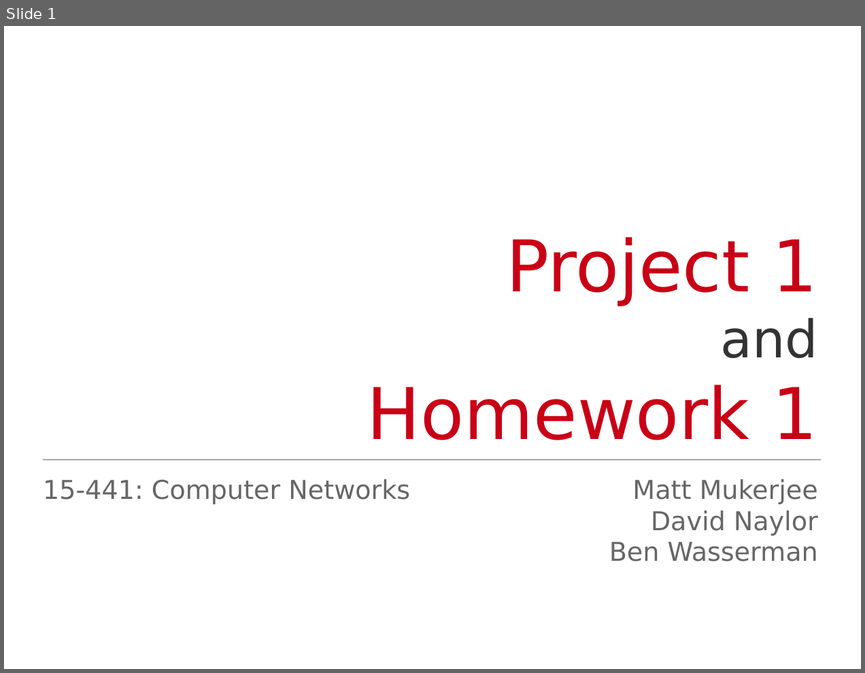
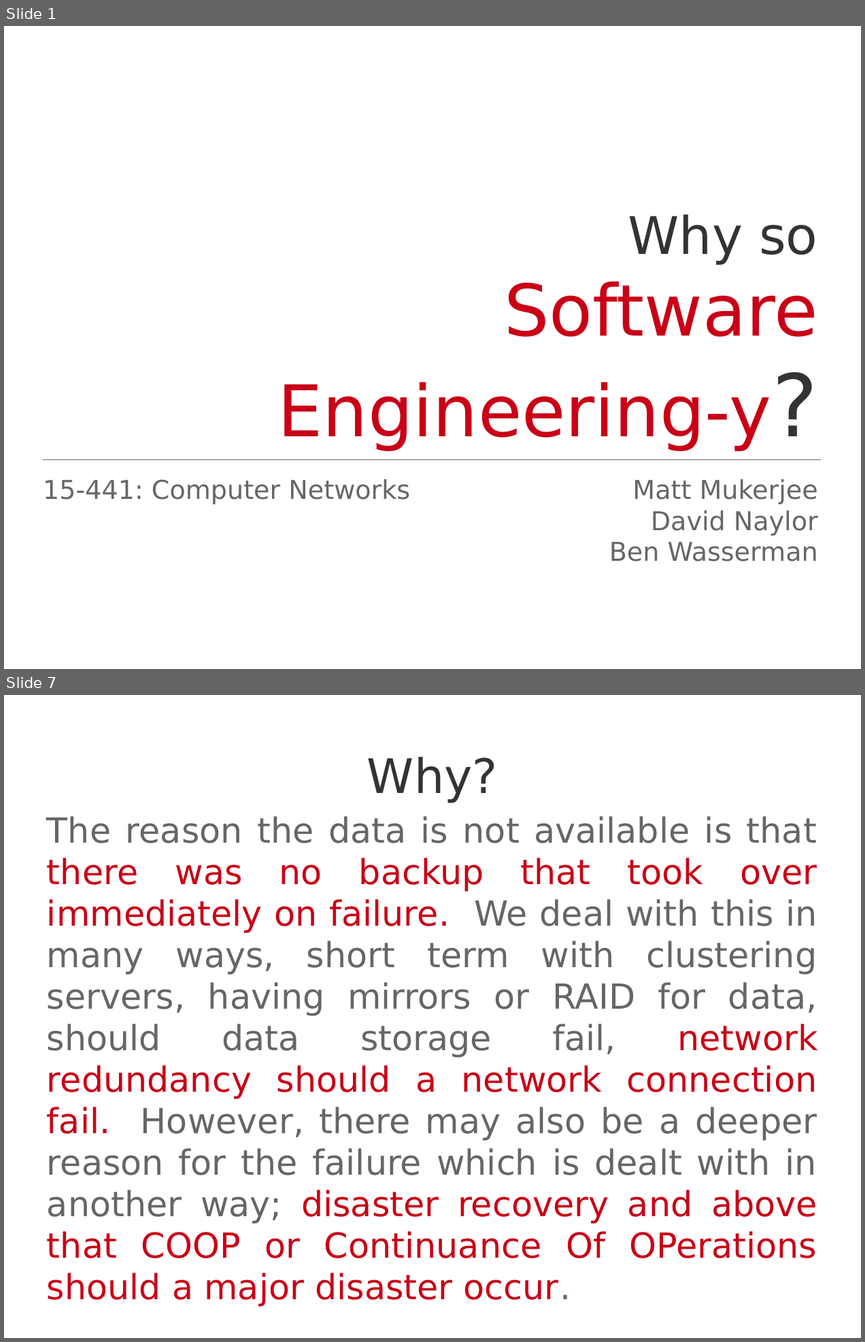
Before and after one commit to Jarvishappy/15-441-Recitation-Sessions, a slide deck: recitation3/src/recitation3.odp. Shown one above the other, each under a label of ours: slide 1 before the commit, slides 1 and 7 after it; the slides between them are not shown. The pictures are 865x673 and 865x1342 pixels, drawn with LibreOffice and Linux fonts; fonts in the diff are those of the drawing. Boxes give left, top, right and bottom in pixels: in the first picture for what was removed or moved away, otherwise in the second. Text is boxed around its words. In the diff, an @@ line names an element or a change of style, - is before the commit and + after.

```diff
--- a/recitation3/src/recitation3.odp
+++ b/recitation3/src/recitation3.odp
@@ slide 7 added at (x1=4, y1=695, x2=861, y2=1338), background #FFFFFF @@
@@ title added at (x1=367, y1=757, x2=498, y2=803), 44 pt, text #333333 @@
+Why?
@@ subtitle added at (x1=47, y1=816, x2=817, y2=1306), 32 pt, text #666666 @@
+The reason the data is not available is that there was no backup that took over immediately on failure. We deal with this in many ways, short term with clustering servers, having mirrors or RAID for data, should data storage fail, network redundancy should a network connection fail. However, there may also be a deeper reason for the failure which is dealt with in another way; disaster recovery and above that COOP or Continuance Of OPerations should a major disaster occur.
@@ slide 1 changed as well @@
@@ subtitle at (x1=278, y1=214, x2=817, y2=450): text changed @@
-Project 1
-and
-Homework 1
+Why so
+Software Engineering-y?
```
Also in this commit, not shown: 37 other slides added, 28 slides removed, 11 other files.
